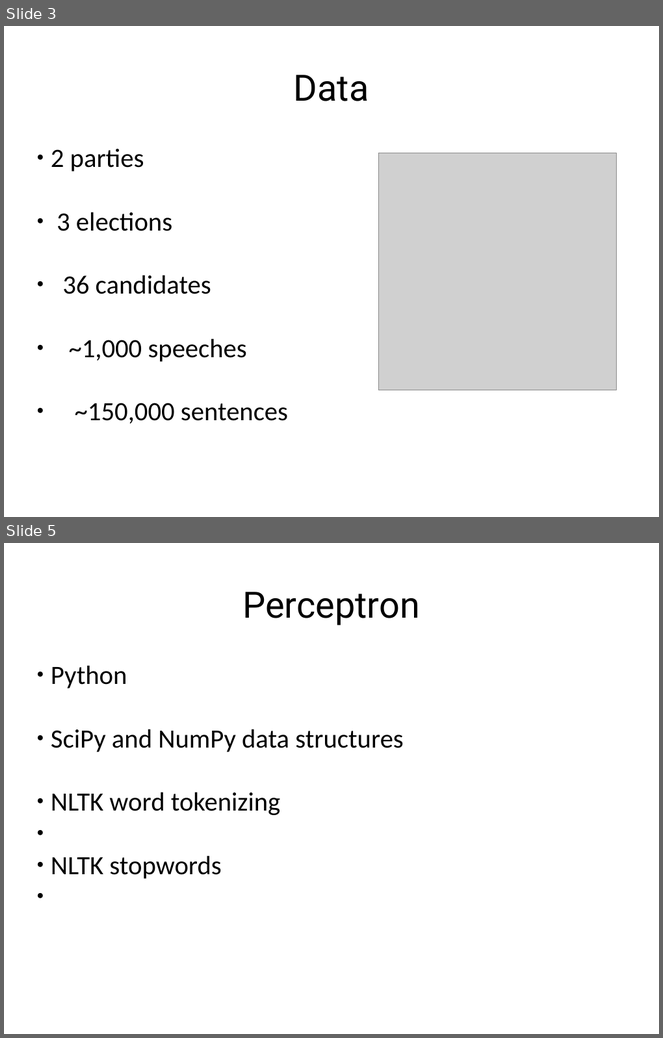
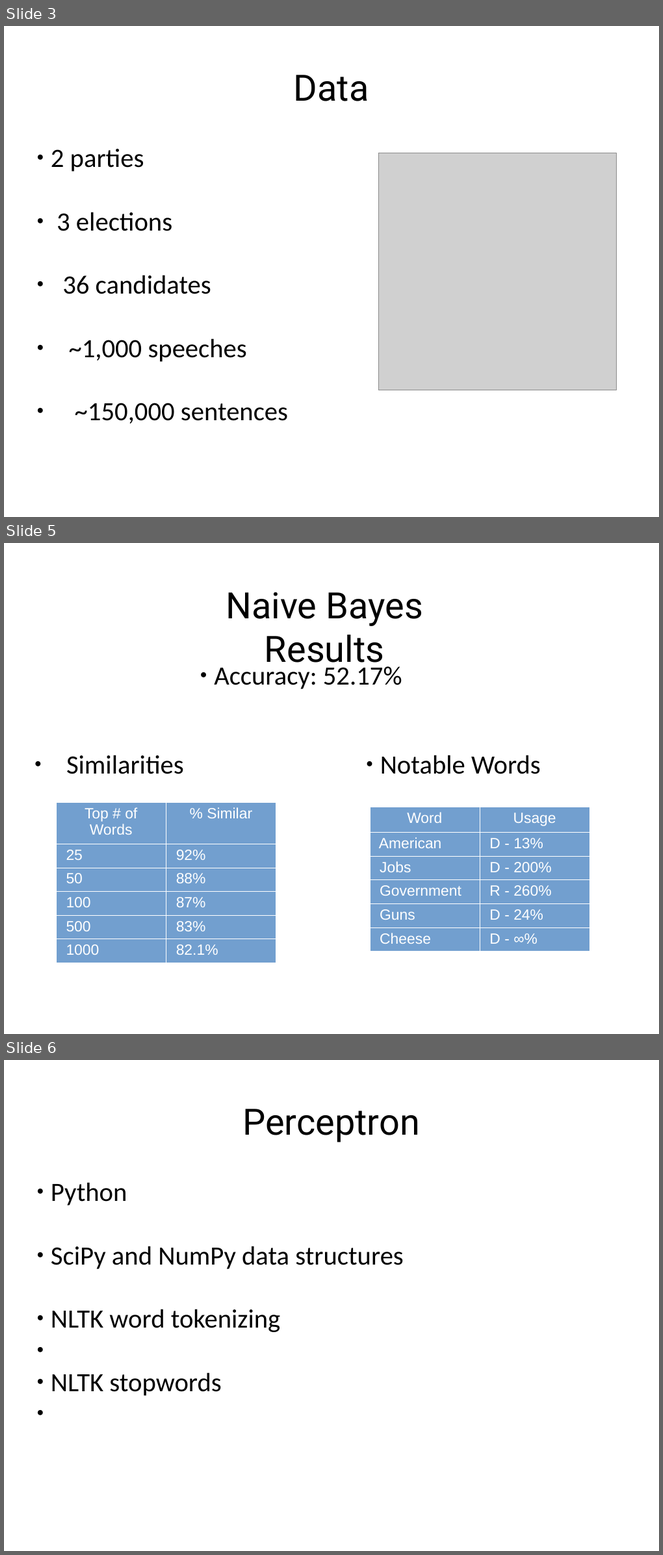
Before and after one commit to erikthiem/PartisanSpeechAnalysis, a slide deck: documents/presentation.odp. Shown one above the other, each under a label of ours: slides 3 and 5 before the commit, slides 3, 5 and 6 after it; the slides between them are not shown. The pictures are 663x1038 and 663x1555 pixels, drawn with LibreOffice and Linux fonts; fonts in the diff are those of the drawing; grey boxes stand for pictures. Boxes give left, top, right and bottom in pixels: in the first picture for what was removed or moved away, otherwise in the second. Text is boxed around its words. In the diff, an @@ line names an element or a change of style, - is before the commit and + after.

Commit message:
Updated Naive Bayes slides in presentation

```diff
--- a/documents/presentation.odp
+++ b/documents/presentation.odp
@@ slide 5 added at [4, 543, 659, 1034], background #FFFFFF @@
@@ text added at [226, 592, 423, 671], 44 pt, text #000000 @@
+Naive Bayes Results
@@ text added at [214, 667, 402, 689], 32 pt, text #000000 @@
+● Accuracy: 52.17%
@@ text added at [66, 755, 184, 774], 32 pt, text #000000 @@
+● Similarities
@@ text added at [380, 755, 541, 774], 32 pt, text #000000 @@
+● Notable Words
@@ table added at [56, 802, 276, 958], 6 rows, 2 columns @@
+Top # of Words | % Similar
+25 | 92%
+50 | 88%
+100 | 87%
+500 | 83%
+1000 | 82.1%
@@ table added at [56, 802, 276, 945], 6 rows, 2 columns @@
+Top # of Words | % Similar
+25 | 92%
+50 | 88%
+100 | 87%
+500 | 83%
+1000 | 82.1%
@@ table added at [370, 807, 590, 950], 6 rows, 2 columns @@
+Word | Usage
+American | D - 13%
+Jobs | D - 200%
+Government | R - 260%
+Guns | D - 24%
+Cheese | D - ∞%
@@ what was slide 5 is now slide 6 @@
```
Also in this commit, not shown: 1 slide changed, 2 other files.
